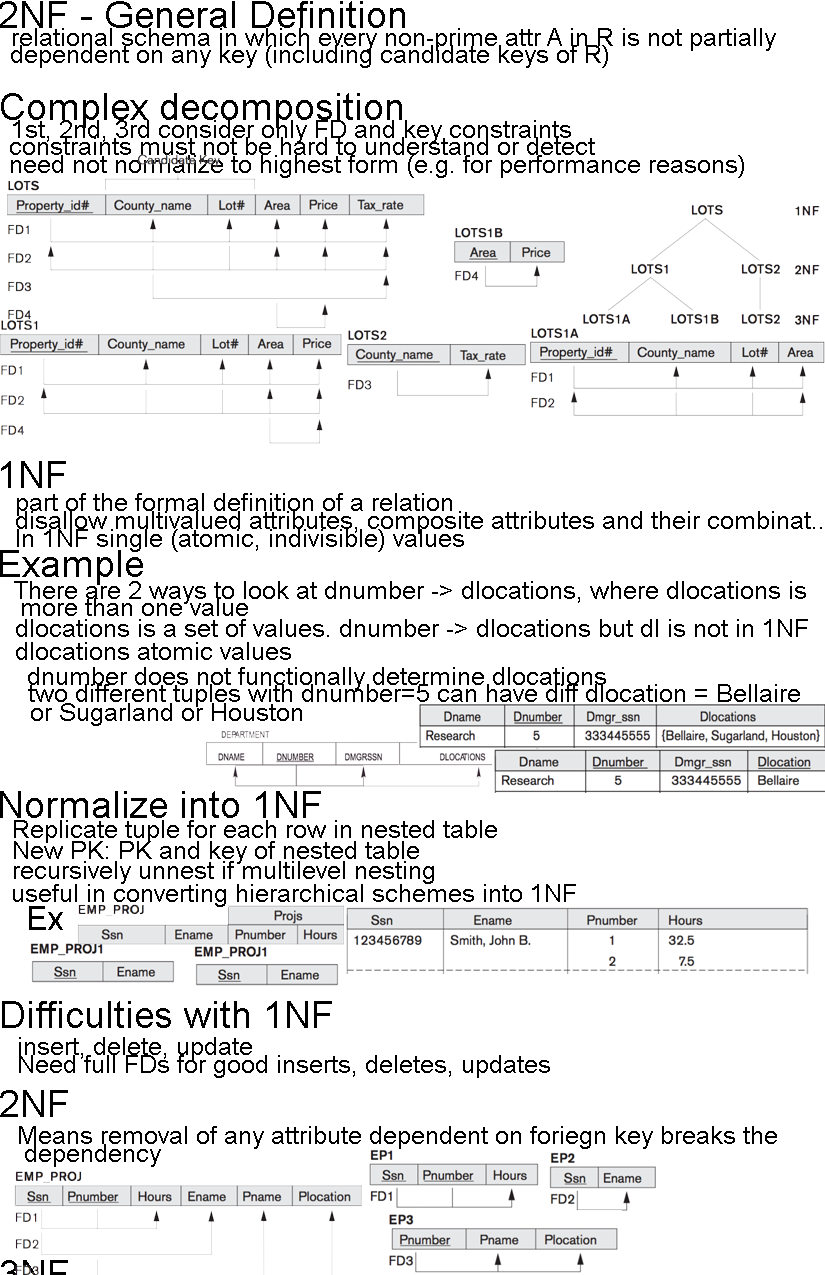
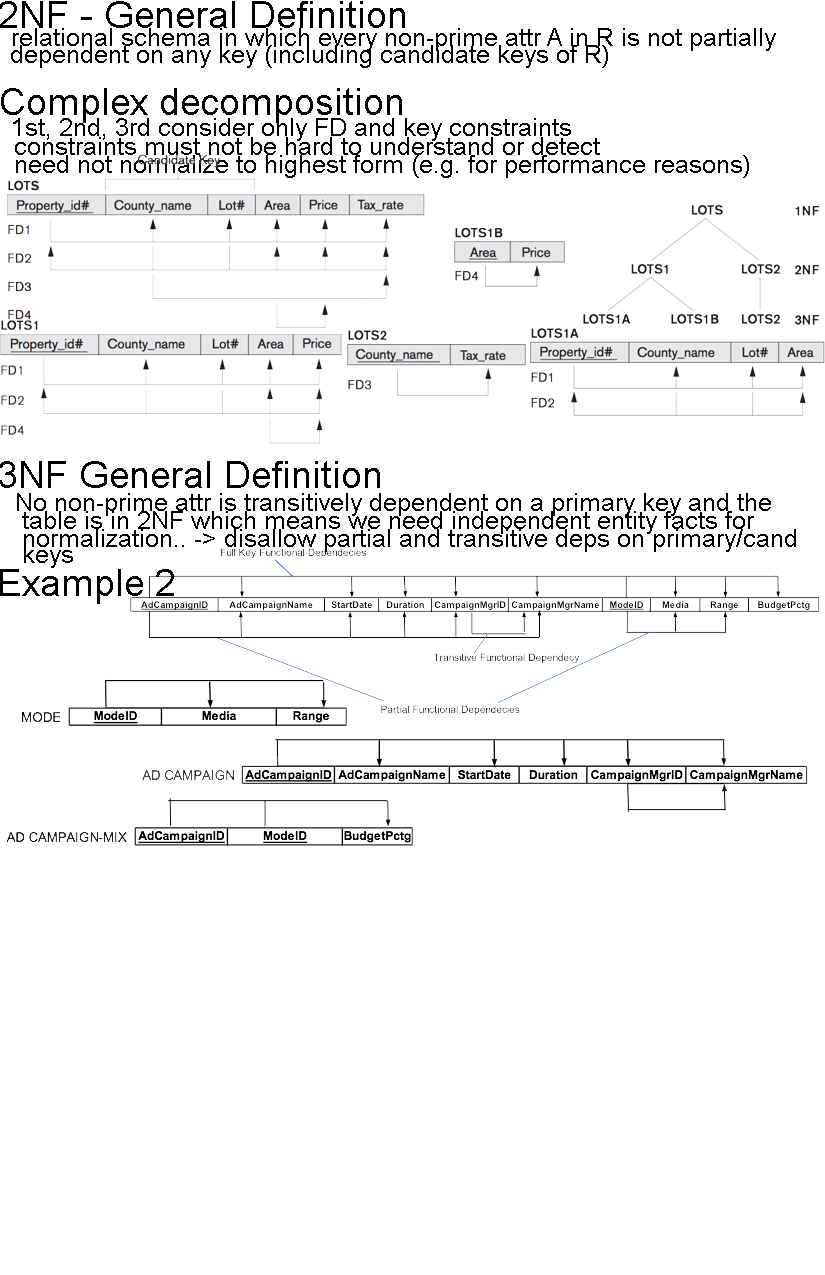
Revision of a layered 825×1275 image; what changed, layer by layer:
removed group "key points" (4th of 8, in "2NF General -" › "Ex" › "body") (7 layers) from group "body" over [14, 581, 808, 726]
added layer "Layer 25" in group "Examples" over [7, 798, 413, 846]
added layer "Layer 24" in group "Examples" over [22, 667, 347, 733]
renamed "Layer 13" to "Layer 23", painted on it over [142, 739, 825, 813]
removed group "Normalize to 1NF" (14 layers) from group "2NF General -" over [0, 791, 809, 986]
removed group "body" (5th of 8, in "2NF General -" › "Normalize to 1NF") (11 layers) from group "Normalize to 1NF" over [13, 820, 809, 986]
removed group "key points" (5th of 8, in "2NF General -" › "Normalize to 1NF" › "body") (4 layers) from group "body" over [13, 820, 576, 907]
removed group "Ex" (2nd of 3, in "2NF General -" › "Normalize to 1NF" › "body") (5 layers) from group "body" over [29, 904, 809, 986]
removed layer "Layer 11" from group "Ex" over [346, 907, 809, 974]
removed group "Difficulties w/ 1NF" (6 layers) from group "2NF General -" over [2, 1001, 550, 1078]
removed group "body" (6th of 8, in "2NF General -" › "Difficulties w/ 1NF") (3 layers) from group "Difficulties w/ 1NF" over [19, 1037, 550, 1078]
removed group "key points" (6th of 8, in "2NF General -" › "Difficulties w/ 1NF" › "body") (2 layers) from group "body" over [19, 1037, 550, 1078]
removed group "2NF" (1st of 2, in "2NF General -") (10 layers) from group "2NF General -" over [0, 1090, 777, 1275]
removed group "body" (7th of 8, in "2NF General -" › "2NF") (7 layers) from group "2NF" over [14, 1126, 777, 1275]
removed group "key points" (7th of 8, in "2NF General -" › "2NF" › "body") (6 layers) from group "body" over [14, 1126, 777, 1275]
removed layer "Layer 4" from group "key points" over [14, 1171, 362, 1275]
added layer "Layer 22" in group "Examples" over [130, 548, 820, 715]
…and 43 more changes (1 added, 4 moved_by, 5 painted, 33 removed, 5 renamed)
